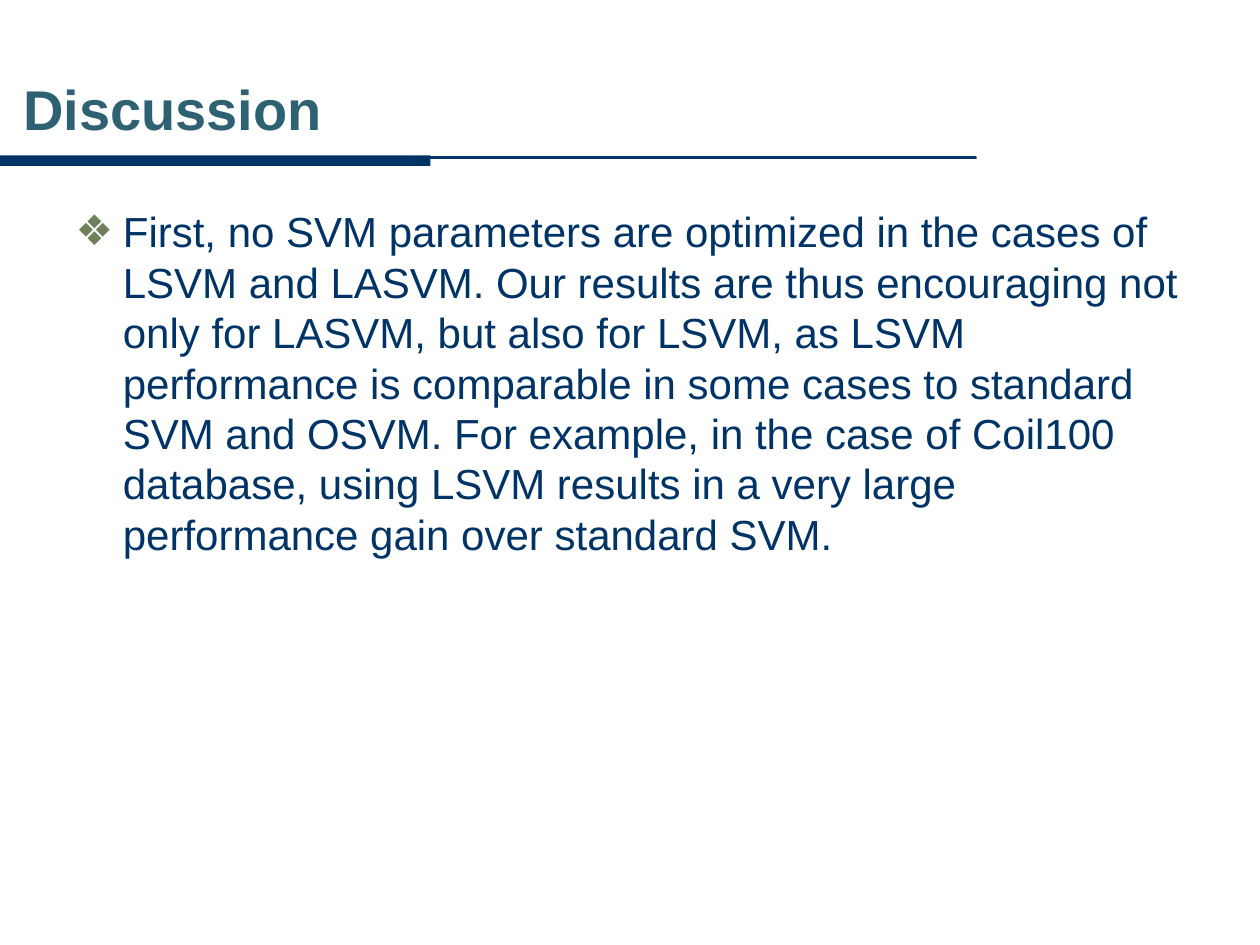
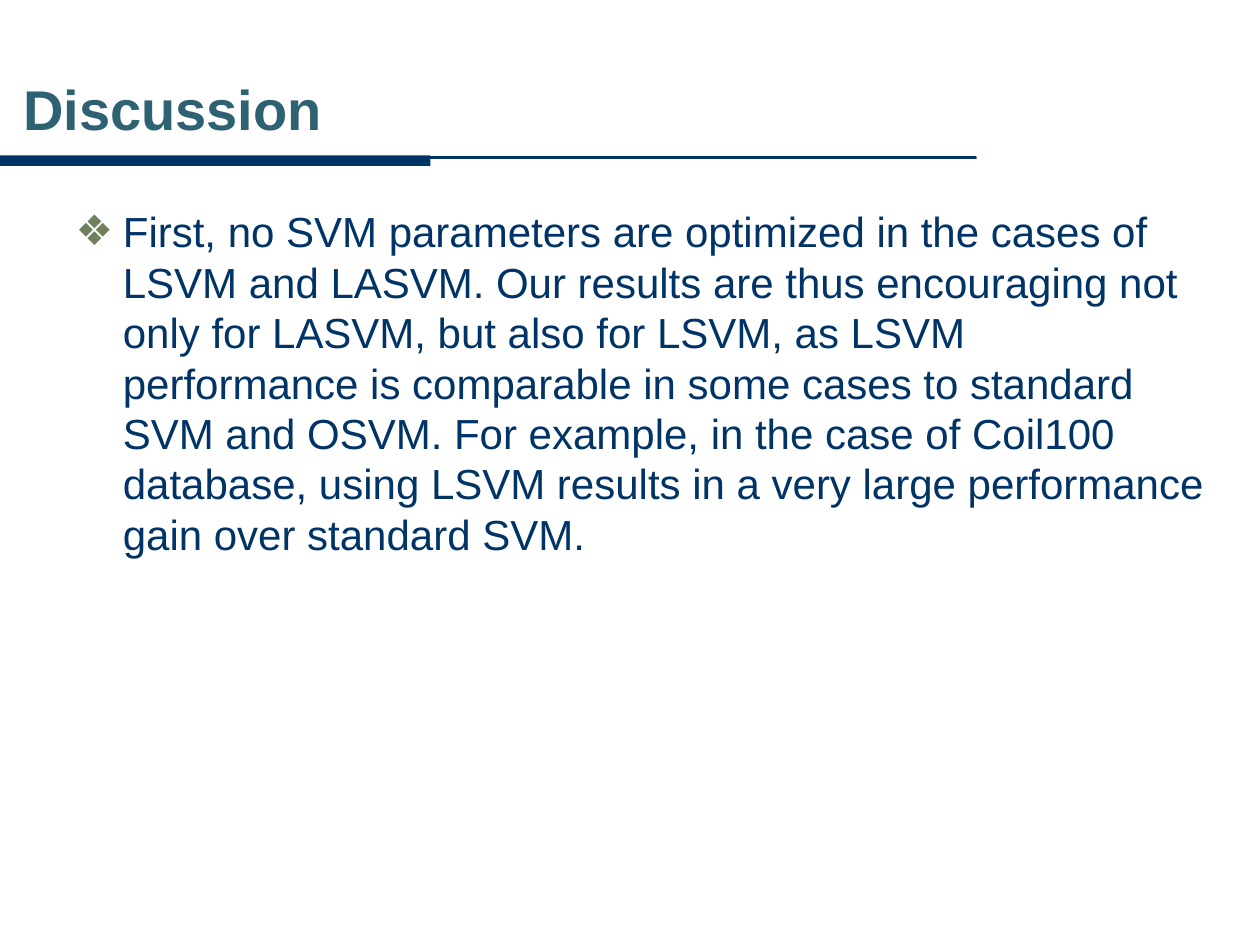
Before and after one commit to Alex7Huynh/ml-g9, a slide deck: slide 30 of Local Adaptive SVM for Object Recognition.pptx. Drawn at 1260x945 pixels with LibreOffice and Linux fonts; fonts in the diff are those of the drawing; background and template pictures are left out. Boxes give left, top, right and bottom in pixels: in the first picture for what was removed or moved away, otherwise in the second. Text is boxed around its words. In the diff, an @@ line names an element or a change of style, - is before the commit and + after.

```diff
--- a/Local Adaptive SVM for Object Recognition.pptx
+++ b/Local Adaptive SVM for Object Recognition.pptx
@@ text "First, no SVM parameters are ..." rewrapped from [123, 216, 1177, 558] to [123, 216, 1204, 558] @@
```
Also in this commit, not shown: 2 other slides changed, 2 other files.
